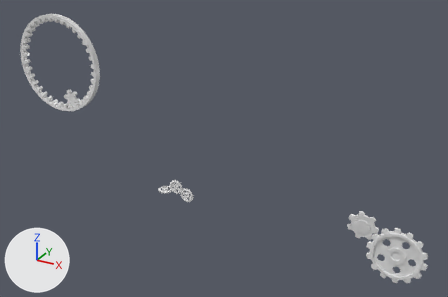
A saved change to the FBX model HelpingHand_Unity/Assets/Models/Gears_2_VF.fbx.
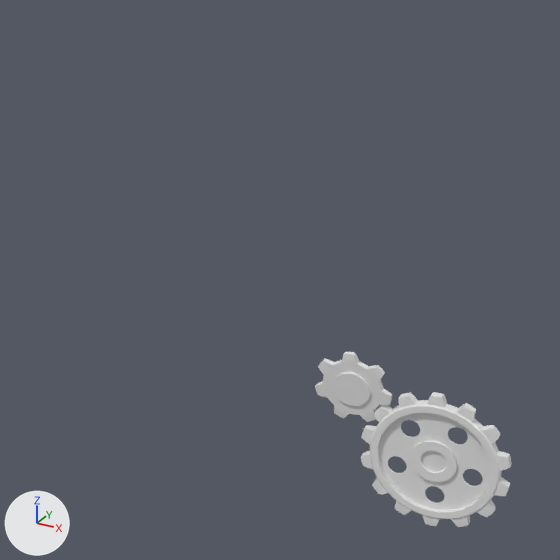
The first picture shows the older version from a 50 mm lens placed at (6.03, -6.7, 7.56), pointed at (-0.16, 4.55, 1.93). The close-ups show the older and then the newer version on the part from 49% to 100% of the width and 22% to 100% of the height of that picture. Only the edits that show in the close-ups are written down. The lights are fixed; the arrows at lower left show +X, +Y and +Z.

Names of what the first close-up shows: 'Gear.018', 'Interne.035'.
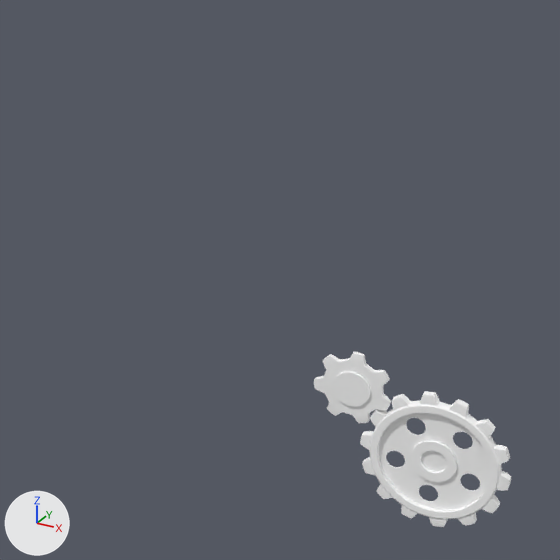
The change, as a list of edits to the scene's bpy script:
```text
Change mat_gears_2:
    mat_gears_2.base_color: (0.8, 0.8, 0.8) -> (1.0, 1.0, 1.0)  # white #e7e7e7 -> white #ffffff
Change ob_gear_018:
    ob_gear_018.rotation_euler: (1.838, -1.263, -0.269) -> (1.559, -2.856, 0.0119)  # degrees (105, -72, -15) -> degrees (89, -164, 0.7)
Change ob_interne_035:
    ob_interne_035.rotation_euler: (1.571, -0.935, 0.0) -> (1.571, 2.998, 0.0)  # degrees (90, -54, 0) -> degrees (90, 172, 0)
```

Location of each change, [x1, y1, x2, y2] in pixels of the close-ups (560 x 560 px):
'Interne.035', recoloured, turned: before [361, 392, 512, 527]; after [360, 391, 511, 527]
'Gear.018', recoloured, turned: before [315, 352, 392, 422]; after [314, 351, 391, 423]
